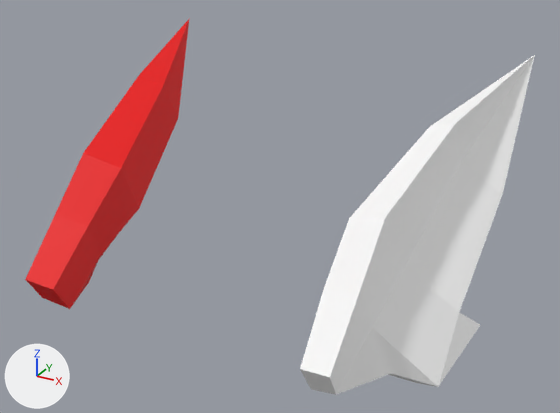
The glTF model addons/Cubiix_Assets/Mods/CoreAssets/Assets/Mesh/Base/Ears/Deer_Ears.gltf as it was, and as the next commit left it.
Before and after are seen from a camera (50 mm lens) standing at (1.97, -2.69, 6.72) and looking at (0.09, 0.73, 5.01). The axes (+X, +Y, +Z) are drawn at lower left. The lights are the same throughout. Vertices at the same position are counted once.

In view in the first picture: 'Deer_Ears'.
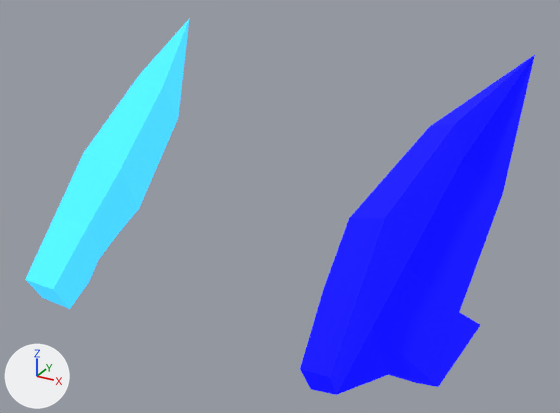
Patch to the scene script:
```diff
--- a/addons/Cubiix_Assets/Mods/CoreAssets/Assets/Mesh/Base/Ears/Deer_Ears.gltf.py
+++ b/addons/Cubiix_Assets/Mods/CoreAssets/Assets/Mesh/Base/Ears/Deer_Ears.gltf.py
@@ img_shader_teststrip @@
+img_shader_teststrip = load_image('Shader_TestStrip', 'Shader_TestStrip.png', 18, 2, 'sRGB')
@@ mat_material @@
 n0 = _N.new('ShaderNodeBsdfPrincipled'); n0.name = 'Principled BSDF'
-n0.inputs[2].default_value = 0.61  # 'Roughness'
+n0.inputs[2].default_value = 1.0  # 'Roughness'
+n0.inputs[28].default_value = 1.0  # 'Emission Strength'
 n1 = _N.new('ShaderNodeOutputMaterial'); n1.name = 'Material Output'
 n2 = _N.new('ShaderNodeTexImage'); n2.name = 'Image Texture'
-n2.image = img_color_palette
+n2.image = img_shader_teststrip
 n2.interpolation = 'Closest'
+n3 = _N.new('ShaderNodeTexImage'); n3.name = 'Image Texture.001'
+n3.image = img_shader_teststrip
+n3.interpolation = 'Closest'
 _L.new(n0.outputs[0], n1.inputs[0])  # 'BSDF' to 'Surface'
-_L.new(n2.outputs[0], n0.inputs[0])  # 'Color' to 'Base Color'
+_L.new(n2.outputs[0], n0.inputs[27])  # 'Color' to 'Emission Color'
+_L.new(n3.outputs[0], n0.inputs[0])  # 'Color' to 'Base Color'
@@ me_plane_018 @@
 me_plane_018.from_pydata(...)  # 52 vertices, 96 faces; spans x -1.25..1.25, y -0.25..1.7, z 4.43..5.77
 # used by ob_deer_ears; location = (0.0, 0.0, 0.0)
+# me_plane_018 part 1: texture (UV) coordinates of 96 of 96 faces, centred in x -1.2..1.2, y -0.19..1.33, z 4.48..5.62, changed; they spanned u 0.25..0.75, v 0.75..0.75 and now span u 0.03..0.08, v 0.73..0.73
 me_plane_018.materials.append(mat_material)
```

What differs and where, as boxes (x1, y1, x2, y2) in the pictures (560 x 413 px):
'Deer_Ears', surface changed: (25, 19, 535, 395) in both
